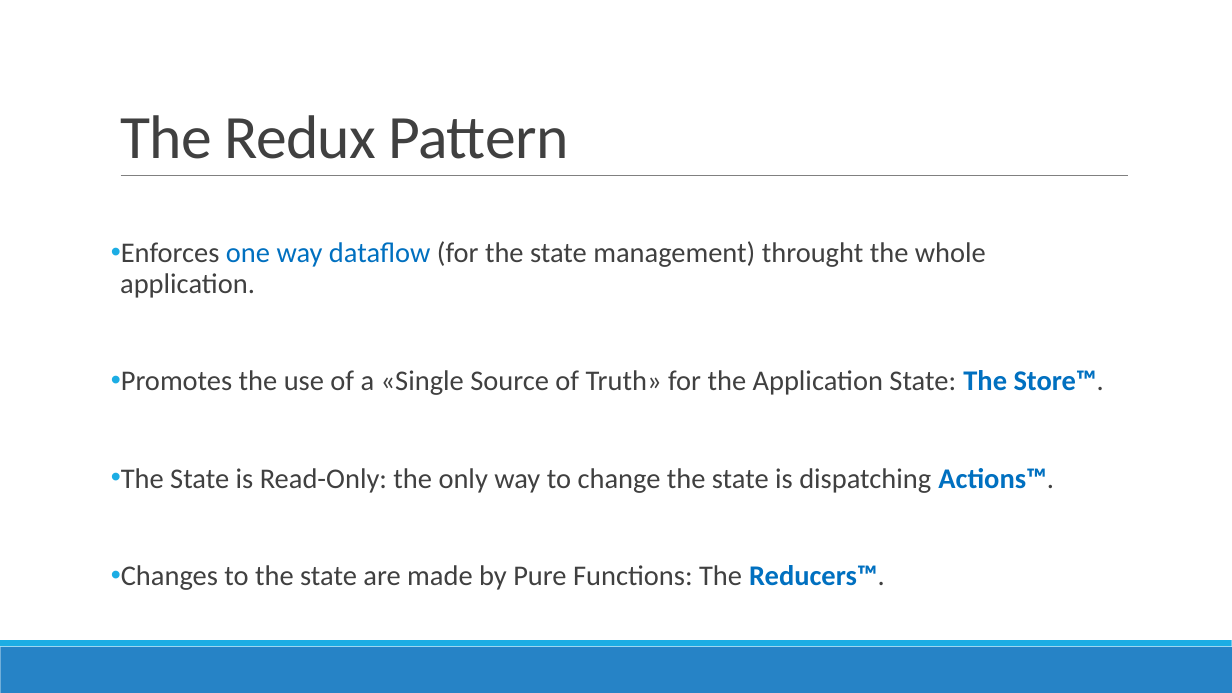
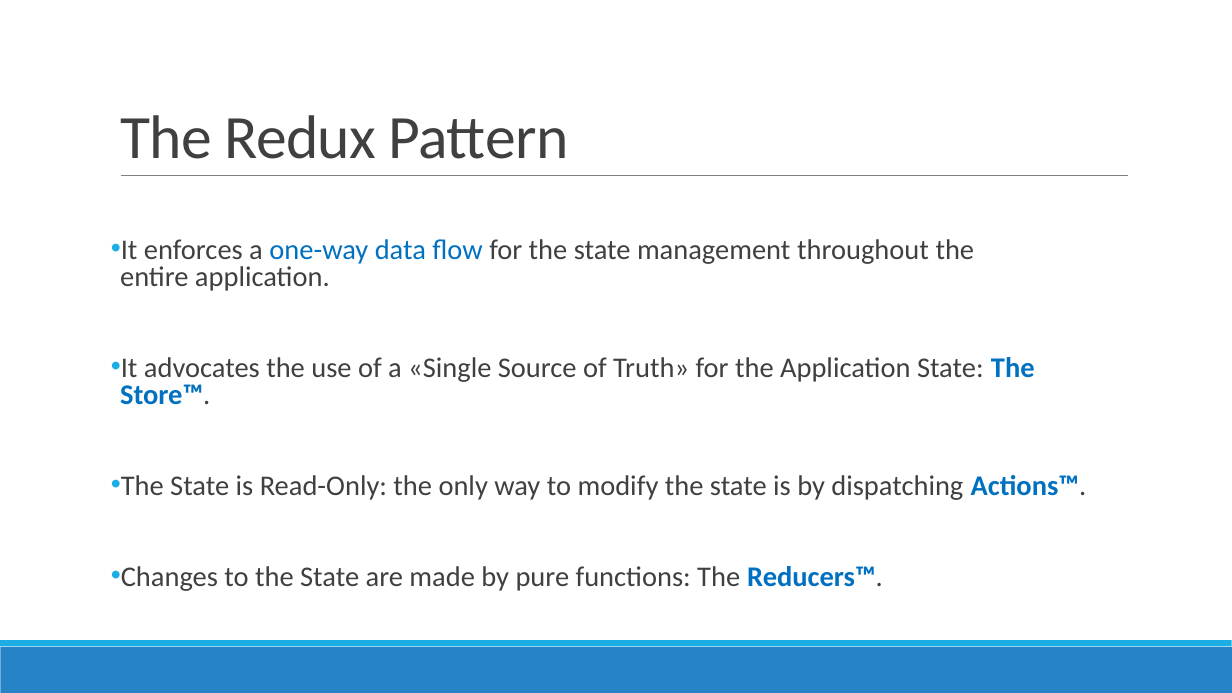
Before and after one commit to AGiorgetti/ngrx101, a slide deck: slide 3 of ReactiveProgramming_ngrx.pptx. Drawn at 1232x693 pixels with LibreOffice and Linux fonts; fonts in the diff are those of the drawing. Boxes give left, top, right and bottom in pixels: in the first picture for what was removed or moved away, otherwise in the second. Text is boxed around its words. In the diff, an @@ line names an element or a change of style, - is before the commit and + after.

```diff
--- a/ReactiveProgramming_ngrx.pptx
+++ b/ReactiveProgramming_ngrx.pptx
@@ text at [120, 239, 1087, 591]: text changed @@
-• Enforces one way dataflow (for the state management) throught the whole application.
-• Promotes the use of a «Single Source of Truth» for the Application State: The Store™.
-• The State is Read-Only: the only way to change the state is dispatching Actions™.
-• Changes to the state are made by Pure Functions: The Reducers™.
+• It enforces a one-way data flow for the state management throughout the entire application.
+• It advocates the use of a «Single Source of Truth» for the Application State: The Store™.
+• The State is Read-Only: the only way to modify the state is by dispatching Actions™.
+• Changes to the State are made by pure functions: The Reducers™.
```
Also in this commit, not shown: 16 other slides changed, 4 slides added, 5 other files.
